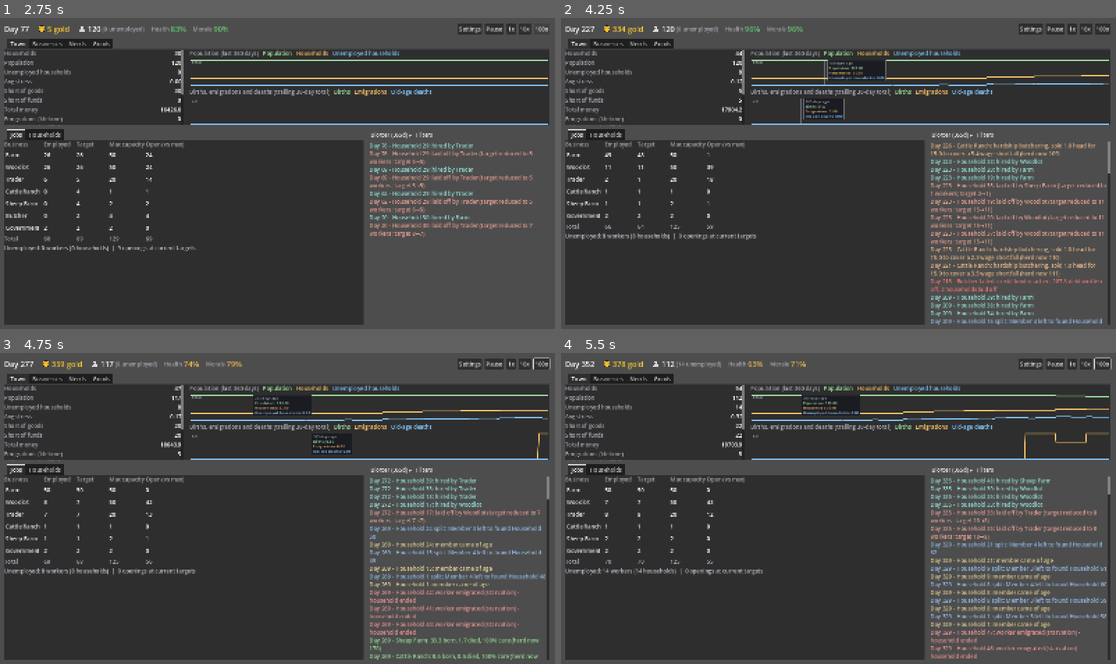
Above: before the commit, frames 1-4 (two rows, left to right).
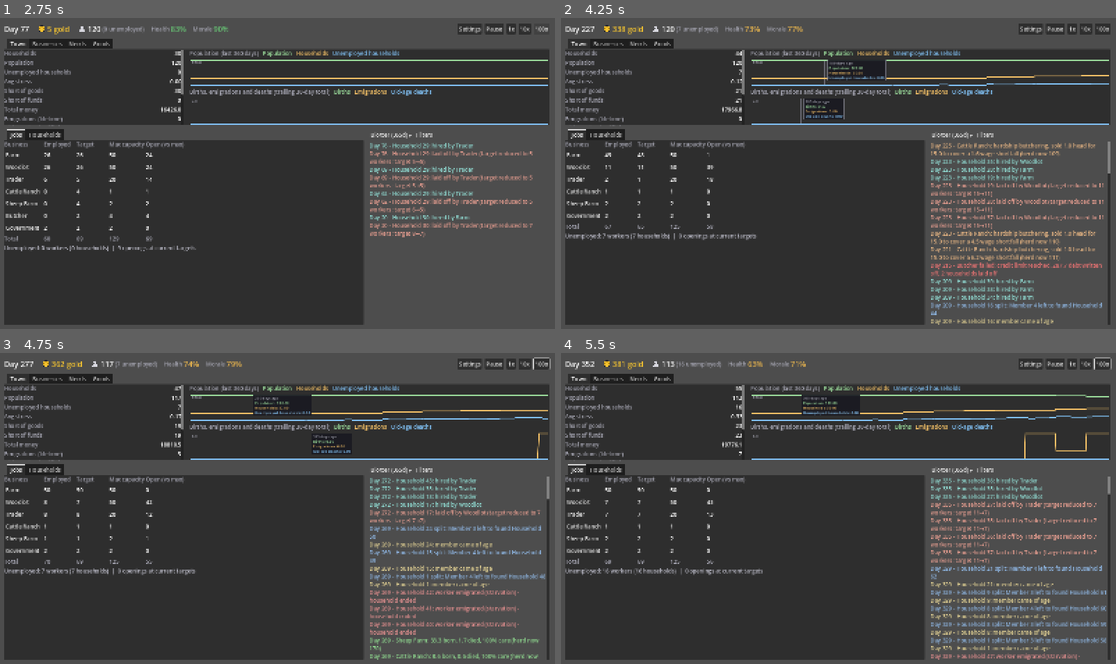
Above: after the commit, the same moments.

Repository: forsman5/sitka
Game: Godot game, scene res://scenes/sim/he_dashboard.tscn
The game is run twice, just before and just after one commit, with the same random seed, the same clock (stepped at 60 frames per second) and the same inputs. This scene is started directly instead of the project's main scene.
Inputs (mouse positions are in pixels of both pictures, inside the frame that each line leads up to):
- Up to frame 1 (2.75 s): click "1x" at 0.5 s; click "10x" at 1.25 s; click "100x" at 2 s
- Up to frame 2 (4.25 s): tap Enter at 2.75 s; drag from (932, 73) to (894, 105) at 2.77 s; drag from (932, 111) to (810, 235) at 3.52 s
- Up to frame 3 (4.75 s): move the mouse to (333, 440) at 4.27 s; hold Right (ui_right) from 4.28 s (still down); hold Alt from 4.28 s (still down)
- Up to frame 4 (5.5 s): release Right (ui_right) at 5 s; release Alt at 5 s; drag from (810, 570) to (672, 461) at 5.02 s

Frame 1 is identical in both runs. In frame 2, 2.7% of the frame differs, in the area x 7-99%, y 2-99%; in frame 3, 0.2%; in frame 4, 5.9%.

Commit message:
Ledger groundwork for seller offers: per-good local/export/produced units, herd supply horizon
- Ledger rows now carry per-good units: produced, sold locally, exported, so a
  seller's local use can be told apart from export (units_sold lumps them).
- Ledger rows close after herd production, so a review's wool and culled head
  land in the day they were made.
- A Butcher's animals are valued at what it pays for them in its ledger.
- _days_until_next_supply: a herd's horizon is the real countdown to its next
  review, not a full cycle; used by sell pacing and the staffing stock check.

Co-Authored-By: Claude Sonnet 5.5 <noreply@anthropic.com>

Diff:
--- a/scripts/sim/household_economy/he_simulation.gd
+++ b/scripts/sim/household_economy/he_simulation.gd
@@ -1338,6 +1338,9 @@
 	_run_consumption(record)
 	if (day + 1) % HERD_EVAL_INTERVAL_DAYS == 0:
 		_run_herds(record)
+	# After herd production, so a review's wool and culled head land in the day
+	# they were made (and in its stock change), not in a row already closed.
+	_close_business_ledgers()
 	if (day + 1) % MIGRATION_PRESSURE_EVAL_INTERVAL_DAYS == 0:
 		_evaluate_migration_pressure()
 	if (day + 1) % EMIGRATION_EVAL_INTERVAL_DAYS == 0:
@@ -1682,7 +1685,6 @@
 ## revenue-per-worker signal, that just rides along on this same per-
 ## business daily pass rather than getting one of its own.
 func _record_business_revenue_history() -> void:
-	var wage_by_settlement := {}
 	for business_id in businesses.keys():
 		var b: HEBusiness = businesses[business_id]
 		var employed := _business_employed_worker_count(business_id)
@@ -1696,6 +1698,13 @@
 		b.record_revenue_per_worker_day(revenue_per_worker)
 		b.record_balance_day()
 		b.record_flow_day()
+
+## Closes every business's operating-ledger row for the day (see HEBusiness's
+## ledger_*). One reference wage per settlement per day.
+func _close_business_ledgers() -> void:
+	var wage_by_settlement := {}
+	for business_id in businesses.keys():
+		var b: HEBusiness = businesses[business_id]
 		if not wage_by_settlement.has(b.settlement_id):
 			wage_by_settlement[b.settlement_id] = _reference_wage_per_worker(b.settlement_id)
 		_close_business_ledger(b, wage_by_settlement[b.settlement_id])
@@ -1710,11 +1719,28 @@
 		prices[c] = (markets[b.settlement_id] as HEMarket).price[c]
 	if b.kind == HEBusiness.Kind.HERD:
 		prices[b.herd_commodity()] = HERD_EXPORT_PRICE[b.species] * TRADER_BUY_PRICE_FRACTION
+	if b.processes_livestock:
+		# A Butcher's animals are valued at what it pays for them, so the head it
+		# holds and uses are neither free nor marked to a price it never sees.
+		for species in BUTCHERY_SPECIES_ORDER:
+			prices[HEBusiness.livestock_commodity(species)] = _butchery_head_price(species)
 	var sold := 0.0
 	var produced := 0.0
 	for c in outputs:
 		sold += float((b.todays_flows.get(HEBusiness.FLOW_SOLD, {}) as Dictionary).get(c, 0.0))
-		produced += float(b.last_output_produced.get(c, 0.0))
+	# Production by good: a recipe or harvest sets last_output_produced daily; a
+	# herd's wool and culled head exist only on its review day.
+	var made: Dictionary = b.last_output_produced.duplicate()
+	if b.kind == HEBusiness.Kind.HERD:
+		made = {}
+		if (day + 1) % HERD_EVAL_INTERVAL_DAYS == 0:
+			for c in b.last_culled.keys():
+				made[c] = float(b.last_culled[c])
+			if b.species == HEBusiness.Species.SHEEP:
+				made[Commodity.Type.WOOL] = b.last_wool_produced
+	for c in made.keys():
+		b.ledger_add_good("produced", c, float(made[c]))
+		produced += float(made[c])
 	if b.kind == HEBusiness.Kind.TRADER:
 		for c in b.last_exported.keys():
 			sold += b.last_exported[c]
@@ -1741,6 +1767,18 @@
 func _daily_need(h: HEHousehold, commodity: Commodity.Type) -> float:
 	return float(h.headcount()) * HENeeds.units_per_person_daily(commodity)
 
+## Days until `b`'s next supply arrives (a harvest, or a herd review): the
+## stretch its current stock has to cover. A herd has no fields to count down, so
+## this is the real countdown to the shared review tick -- not the whole cycle
+## HEBusiness.days_until_next_harvest() reports for it. A seller whose output is
+## instant restocks tomorrow, so one day.
+func _days_until_next_supply(b: HEBusiness) -> int:
+	if b.kind == HEBusiness.Kind.HERD:
+		return maxi(1, (HERD_EVAL_INTERVAL_DAYS - ((day + 1) % HERD_EVAL_INTERVAL_DAYS)) % HERD_EVAL_INTERVAL_DAYS)
+	if b.has_long_cycle():
+		return maxi(1, b.days_until_next_harvest())
+	return 1
+
 ## What `_clear_market_for` puts on offer to households today: the local
 ## seller's stock, paced over its harvest cycle if it has one. Zero when
 ## nothing local sells `commodity`.
@@ -1750,7 +1788,7 @@
 		return 0.0
 	var stock := seller.stock(commodity)
 	if seller.has_long_cycle():
-		var days_until: int = maxi(1, seller.days_until_next_harvest())
+		var days_until: int = _days_until_next_supply(seller)
 		return minf(stock, stock / float(days_until) * SELL_PACE_HEADROOM)
 	return stock
 
@@ -2469,7 +2507,7 @@
 			var stock_units := 0.0
 			for c in _business_output_commodities(b):
 				stock_units += b.stock(c)
-			var horizon: float = minf(float(b.days_until_next_harvest()), STAFFING_GROW_MAX_STOCK_DAYS) if b.has_long_cycle() else STAFFING_GROW_MAX_STOCK_DAYS
+			var horizon: float = minf(float(_days_until_next_supply(b)), STAFFING_GROW_MAX_STOCK_DAYS) if b.has_long_cycle() else STAFFING_GROW_MAX_STOCK_DAYS
 			var drawn_from_stock := stock_units > demand * horizon
 			# A clearing return is the case for hiring; what blocks it is output
 			# that is not selling through, or sales that are only old stock
@@ -2638,7 +2676,7 @@
 func _paced_offer(seller: HEBusiness, commodity: Commodity.Type) -> float:
 	var stock := seller.stock(commodity)
 	if seller.has_long_cycle():
-		var days_until: int = maxi(1, seller.days_until_next_harvest())
+		var days_until: int = _days_until_next_supply(seller)
 		return minf(stock, stock / float(days_until) * SELL_PACE_HEADROOM)
 	return stock
 
@@ -2735,6 +2773,7 @@
 			var sales_tax := _collect_sales_tax(settlement_id, gross_revenue)
 			var revenue := gross_revenue - sales_tax
 			seller.ledger_add("sales_household", gross_revenue)
+			seller.ledger_add_good("local", commodity, quantity_traded)
 			seller.ledger_add("taxes", sales_tax)
 			seller.balance += revenue
 			# += , not = -- _pay_wages already zeroed this at the top of the
@@ -3446,6 +3485,7 @@
 				var net_cost := cost - b2b_tax
 				seller.balance += net_cost
 				seller.ledger_add("sales_business", cost)
+				seller.ledger_add_good("local", commodity, bought)
 				seller.ledger_add("taxes", b2b_tax)
 				buyer.ledger_add("input_local", cost)
 				seller.last_revenue += net_cost
@@ -3594,6 +3634,7 @@
 				var net_cost := cost - _collect_sales_tax(butcher.settlement_id, cost)
 				herd.balance += net_cost
 				herd.ledger_add("sales_business", cost)
+				herd.ledger_add_good("local", commodity, head)
 				herd.ledger_add("taxes", cost - net_cost)
 				butcher.ledger_add("input_local", cost)
 				herd.last_revenue += net_cost
--- a/scripts/sim/household_economy/records/he_business.gd
+++ b/scripts/sim/household_economy/records/he_business.gd
@@ -403,6 +403,11 @@
 const LEDGER_HISTORY_DAYS := 730
 
 var ledger_today: Dictionary = {}
+## Today's per-good physical movements, {group: {Commodity.Type: units}} with
+## group "produced", "local" (sold to households or businesses in town) or
+## "export" (sold to the Trader). Kept per good because a ranch or Butcher sells
+## more than one, and a seller's forecast of local use is per good.
+var ledger_goods_today: Dictionary = {}
 ## Stock held when the day opened, so close_ledger_day can value the change.
 var ledger_open_stock: Dictionary = {}
 var _ledger_history: Array[Dictionary] = []
@@ -410,8 +415,13 @@
 func ledger_add(key: String, amount: float) -> void:
 	ledger_today[key] = ledger_today.get(key, 0.0) + amount
 
+func ledger_add_good(group: String, commodity: Commodity.Type, units: float) -> void:
+	var by_good: Dictionary = ledger_goods_today.get_or_add(group, {})
+	by_good[commodity] = by_good.get(commodity, 0.0) + units
+
 func open_ledger_day() -> void:
 	ledger_today = {}
+	ledger_goods_today = {}
 	ledger_open_stock = inventory.duplicate()
 
 ## Finalises today's row. `prices` values stock at the day's closing prices;
@@ -465,6 +475,7 @@
 	row["employed"] = ledger_today.get("employed", 0.0)
 	row["reference_wage"] = ledger_today.get("reference_wage", 0.0)
 	row["balance"] = balance
+	row["goods"] = ledger_goods_today.duplicate(true)
 	_ledger_history.append(row)
 	if _ledger_history.size() > LEDGER_HISTORY_DAYS:
 		_ledger_history.pop_front()
@@ -476,6 +487,19 @@
 	for i in range(start, _ledger_history.size()):
 		out.append((_ledger_history[i] as Dictionary).duplicate())
 	return out
+
+## Average per day of one good's units in a group ("produced", "local",
+## "export") over the last `days` rows (0.0 with no rows).
+func ledger_good_average(group: String, commodity: Commodity.Type, days: int) -> float:
+	var start: int = maxi(0, _ledger_history.size() - days)
+	var n := _ledger_history.size() - start
+	if n <= 0:
+		return 0.0
+	var total := 0.0
+	for i in range(start, _ledger_history.size()):
+		var goods: Dictionary = (_ledger_history[i] as Dictionary).get("goods", {})
+		total += float((goods.get(group, {}) as Dictionary).get(commodity, 0.0))
+	return total / n
 
 ## Average of one ledger column over the last `days` rows (0.0 with no rows).
 func ledger_average(key: String, days: int) -> float:
